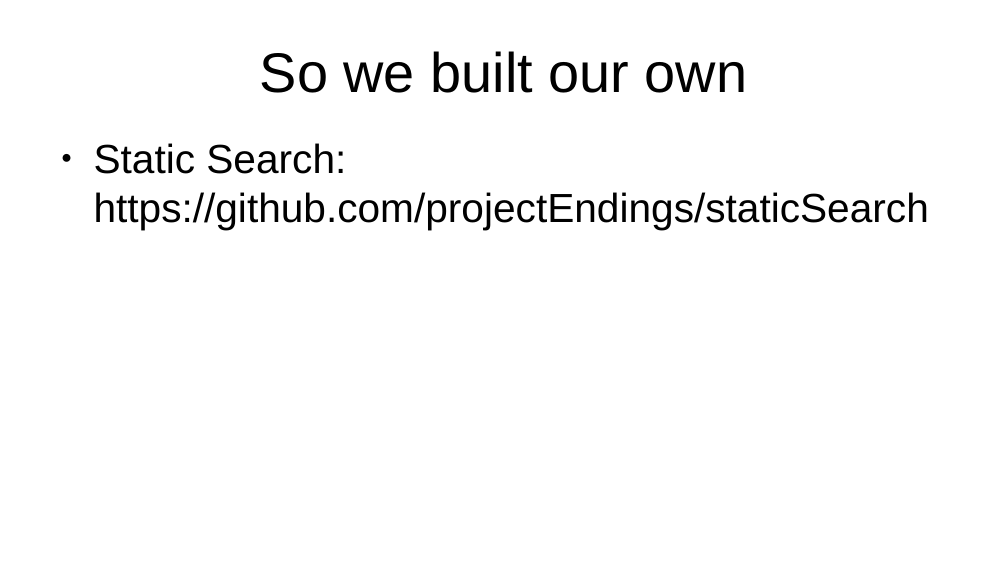
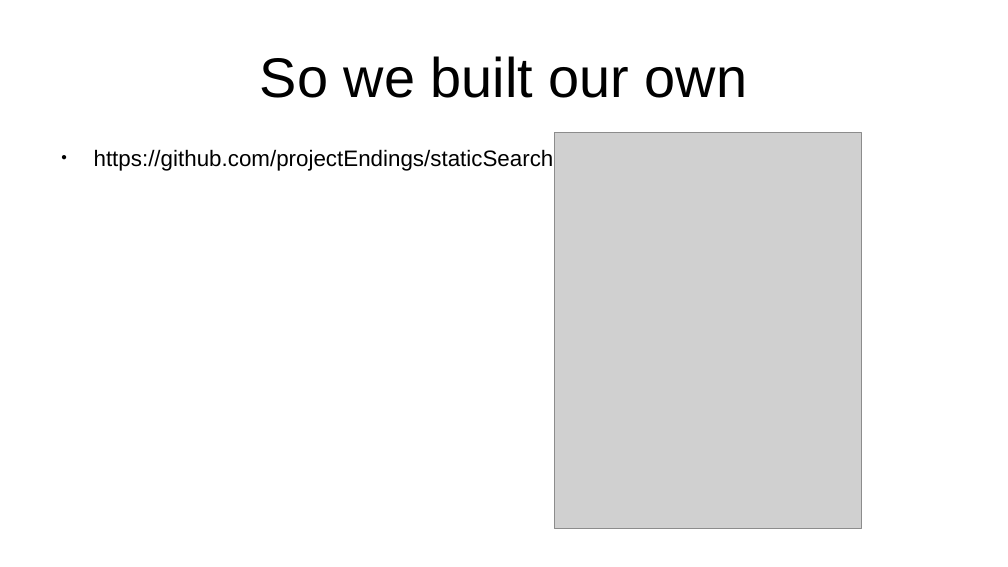
Before and after one commit to projectEndings/Endings, a slide deck: slide 18 of presentations/dhsi2020/staticSearch.odp (slide 14 before the commit). Drawn at 1008x567 pixels with LibreOffice and Linux fonts; fonts in the diff are those of the drawing; grey boxes stand for pictures. Boxes give left, top, right and bottom in pixels: in the first picture for what was removed or moved away, otherwise in the second. Text is boxed around its words. In the diff, an @@ line names an element or a change of style, - is before the commit and + after.

```diff
--- a/presentations/dhsi2020/staticSearch.odp
+++ b/presentations/dhsi2020/staticSearch.odp
@@ title "So we built our own" moved from (x1=260, y1=51, x2=747, y2=93) to (x1=260, y1=56, x2=747, y2=98) @@
@@ text at (x1=94, y1=149, x2=554, y2=171): text changed; size 32 to 17.6 pt @@
-● Static Search: https://github.com/projectEndings/staticSearch
+● https://github.com/projectEndings/staticSearch
@@ picture added at (x1=554, y1=133, x2=862, y2=529) @@
```
Also in this commit, not shown: 4 other slides changed, 4 slides added, 2 other files.
